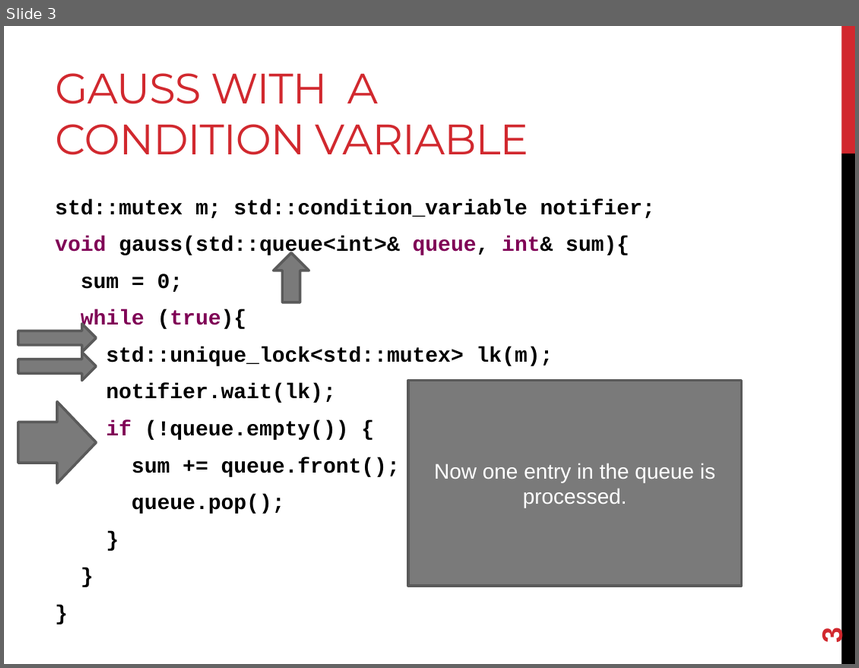
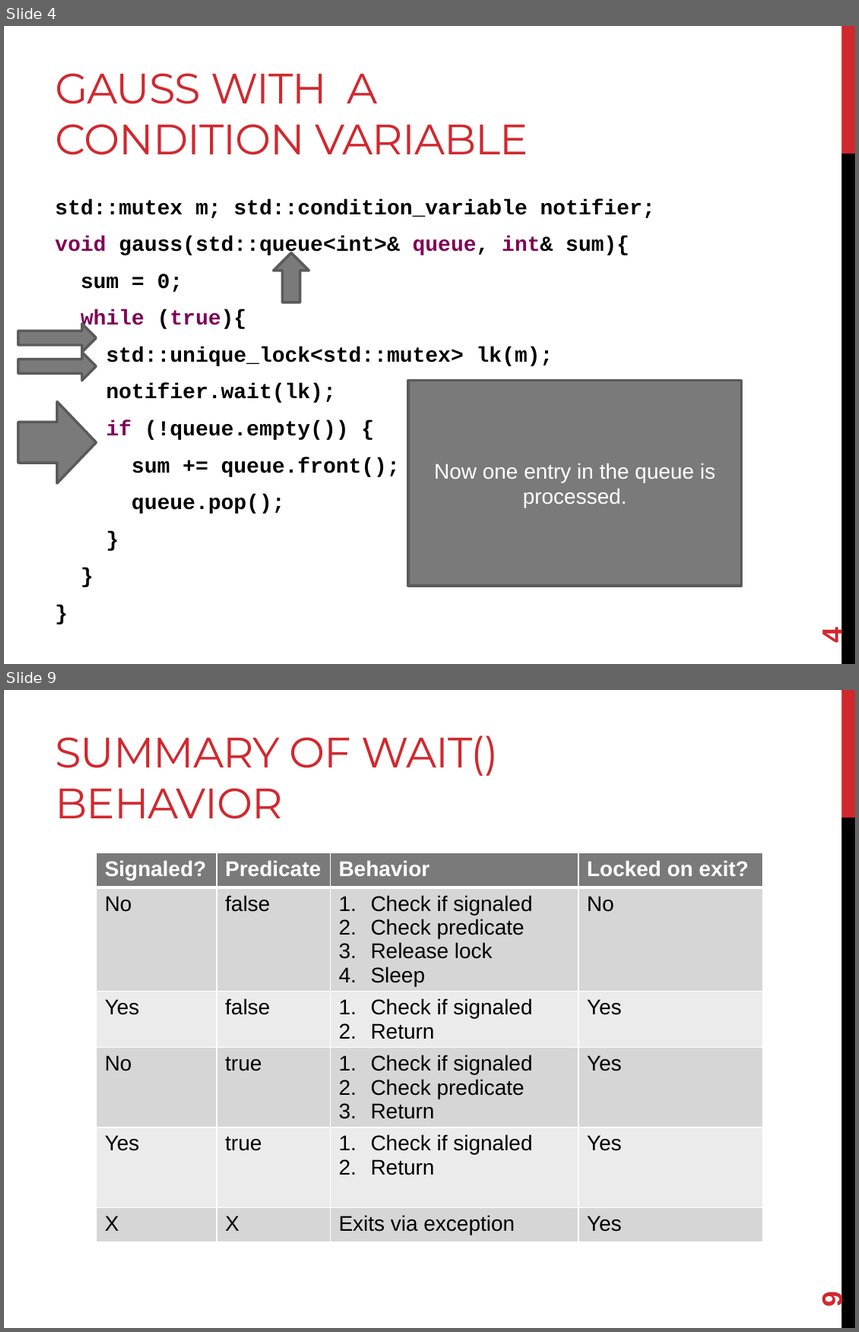
Before and after one commit to joshpeterson/DevelopingConcurrentSoftware, a slide deck: Lectures/Asynchronous Operations/Asynchronous Operations.pptx. Shown one above the other, each under a label of ours: slide 3 before the commit, slides 4 and 9 after it; the slides between them are not shown. The pictures are 859x668 and 859x1332 pixels, drawn with LibreOffice and Linux fonts; fonts in the diff are those of the drawing. Boxes give left, top, right and bottom in pixels: in the first picture for what was removed or moved away, otherwise in the second. Text is boxed around its words. In the diff, an @@ line names an element or a change of style, - is before the commit and + after.

```diff
--- a/Lectures/Asynchronous Operations/Asynchronous Operations.pptx
+++ b/Lectures/Asynchronous Operations/Asynchronous Operations.pptx
@@ slide 9 added at [4, 690, 855, 1328], background #FFFFFF; not listed: 2 template elements that a slide beside it also shows @@
@@ title added at [55, 736, 499, 819], 36 pt, text #D1282E @@
+SUMMARY OF WAIT() BEHAVIOR
@@ table added at [96, 853, 763, 1263], 6 rows, 4 columns @@
+Signaled? | Predicate | Behavior | Locked on exit?
+No | false | Check if signaled / Check predicate / Release lock / Sleep | No
+Yes | false | Check if signaled / Return | Yes
+No | true | Check if signaled / Check predicate / Return | Yes
+Yes | true | Check if signaled / Return | Yes
+X | X | Exits via exception | Yes
@@ page number added at [816, 1293, 848, 1308], 24 pt, text #D1282E, bold @@
+9
@@ what was slide 3 is now slide 4 @@
@@ page number at [816, 629, 848, 644]: text changed @@
-3
+4
```
Also in this commit, not shown: 4 slides changed, 7 other slides added, 4 other files.
